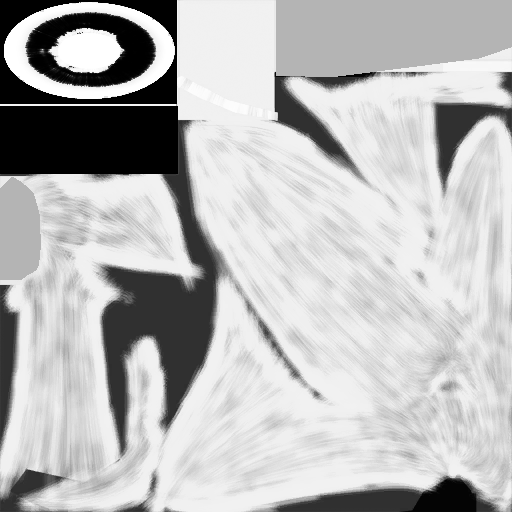
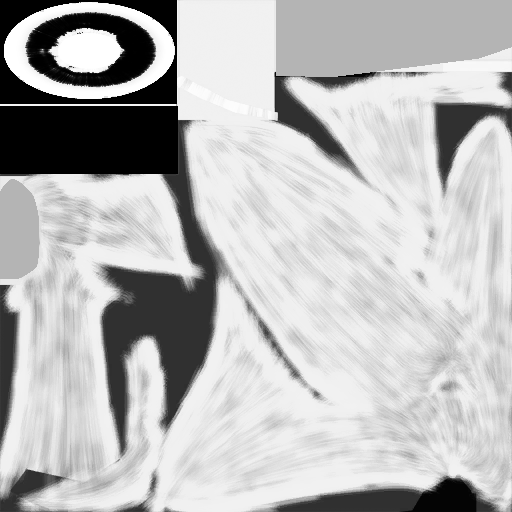
Revision of a layered (512, 512) image; what changed, layer by layer:
painted on "Body/Eye" over <box>0,177,41,280</box>
